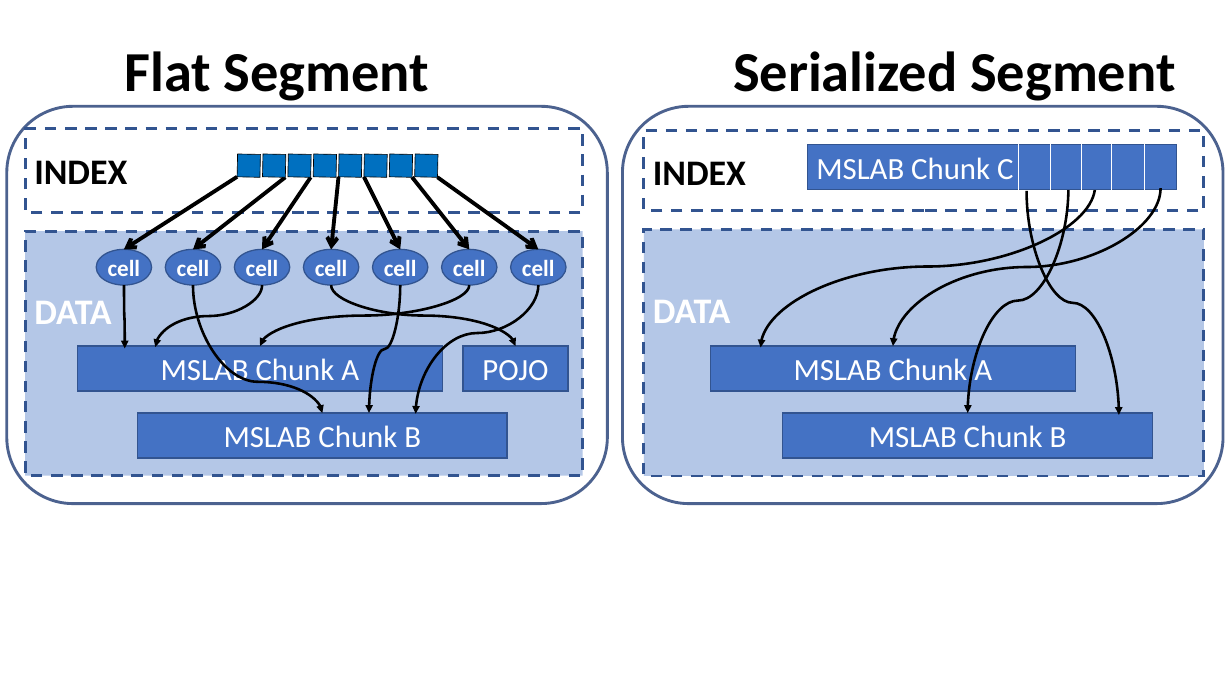
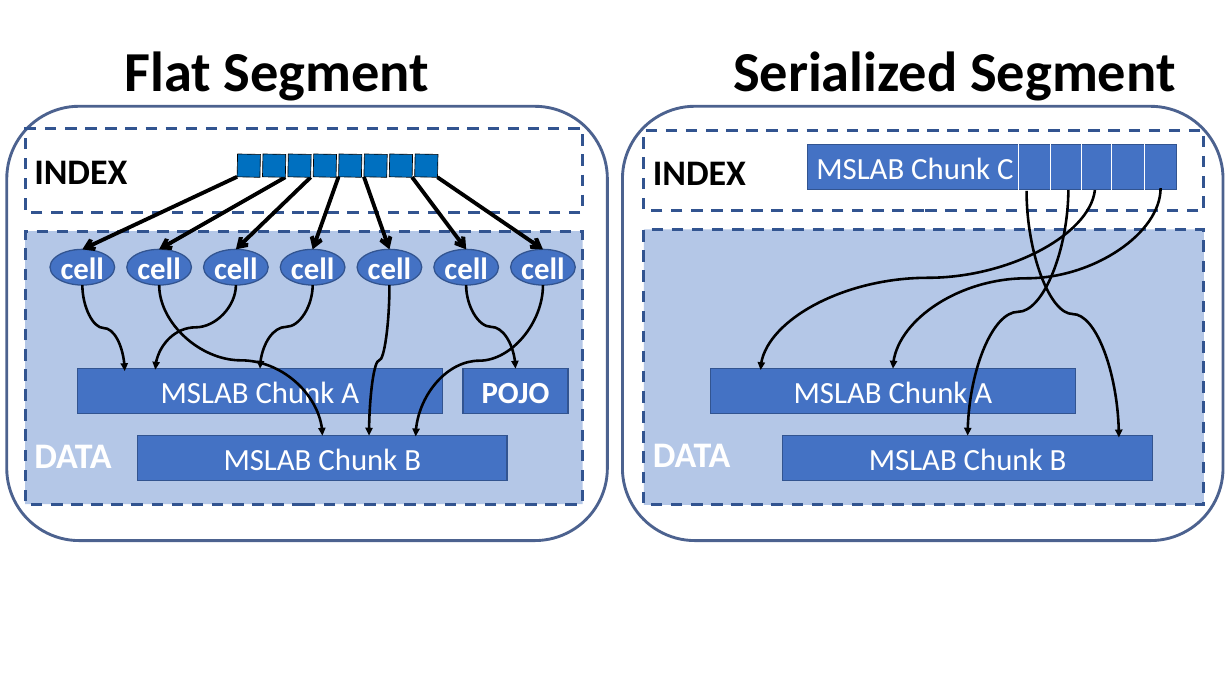
Before and after one commit to iditkeidar/Accordion, a slide deck: slide 3 of VLDB2018/flattening.pptx. Drawn at 1232x693 pixels with LibreOffice and Linux fonts; fonts in the diff are those of the drawing. Boxes give left, top, right and bottom in pixels: in the first picture for what was removed or moved away, otherwise in the second. Text is boxed around its words. In the diff, an @@ line names an element or a change of style, - is before the commit and + after.

```diff
--- a/VLDB2018/flattening.pptx
+++ b/VLDB2018/flattening.pptx
@@ rounded rectangle: place and size @@
-rounded rectangle at [6, 106, 607, 504]
+rounded rectangle at [6, 106, 607, 541]
@@ rounded rectangle: place and size @@
-rounded rectangle at [623, 106, 1224, 504]
+rounded rectangle at [623, 106, 1224, 541]
@@ arrow moved from (238, 177) - (124, 250) to (238, 177) - (82, 250) @@
@@ arrow moved from (286, 177) - (193, 250) to (286, 177) - (159, 250) @@
@@ arrow moved from (311, 177) - (262, 250) to (311, 177) - (236, 250) @@
@@ arrow moved from (338, 177) - (331, 250) to (338, 177) - (312, 250) @@
@@ arrow moved from (364, 177) - (400, 250) to (364, 177) - (389, 250) @@
@@ arrow moved from (437, 177) - (539, 250) to (437, 177) - (543, 250) @@
@@ curved arrow moved from (1095, 186) - (761, 348) to (1095, 186) - (761, 370) @@
@@ curved arrow moved from (1161, 189) - (893, 346) to (1161, 189) - (893, 369) @@
@@ curved arrow moved from (1068, 189) - (968, 413) to (1068, 189) - (968, 435) @@
@@ curved arrow moved from (1027, 191) - (1119, 415) to (1027, 191) - (1119, 437) @@
@@ rectangle "DATA": place and size @@
-rectangle "DATA" at [25, 231, 582, 476]
+rectangle "DATA" at [25, 231, 582, 505]
@@ rectangle "DATA": place and size @@
-rectangle "DATA" at [644, 229, 1204, 476]
+rectangle "DATA" at [644, 229, 1204, 505]
@@ size 18 to 24 pt in 7 elements at [434, 250, 499, 286], [511, 250, 576, 286], [357, 250, 421, 286], [280, 250, 345, 286], [203, 250, 268, 286], [127, 250, 191, 286], [50, 250, 115, 286] @@
@@ ellipse "cell": place and size @@
-ellipse "cell" at [96, 250, 152, 286]
+ellipse "cell" at [50, 250, 115, 286]
@@ ellipse "cell": place and size @@
-ellipse "cell" at [165, 250, 221, 286]
+ellipse "cell" at [127, 250, 191, 286]
@@ ellipse "cell": place and size @@
-ellipse "cell" at [235, 250, 290, 286]
+ellipse "cell" at [203, 250, 268, 286]
@@ ellipse "cell": place and size @@
-ellipse "cell" at [303, 250, 359, 286]
+ellipse "cell" at [280, 250, 345, 286]
@@ ellipse "cell": place and size @@
-ellipse "cell" at [372, 250, 428, 286]
+ellipse "cell" at [357, 250, 421, 286]
@@ ellipse "cell": place and size @@
-ellipse "cell" at [442, 250, 497, 286]
+ellipse "cell" at [434, 250, 499, 286]
@@ ellipse "cell": place and size @@
-ellipse "cell" at [511, 250, 567, 286]
+ellipse "cell" at [511, 250, 576, 286]
@@ curved arrow moved from (124, 286) - (125, 348) to (82, 286) - (125, 371) @@
@@ curved arrow moved from (262, 286) - (155, 348) to (236, 286) - (155, 370) @@
@@ curved arrow moved from (193, 286) - (323, 413) to (159, 286) - (323, 435) @@
@@ curved arrow moved from (331, 286) - (516, 346) to (312, 286) - (260, 369) @@
@@ curved arrow moved from (400, 286) - (369, 413) to (389, 286) - (369, 435) @@
@@ curved arrow moved from (539, 286) - (416, 414) to (543, 286) - (416, 436) @@
@@ curved arrow moved from (470, 286) - (260, 346) to (467, 286) - (516, 369) @@
@@ rectangle "POJO" at [463, 369, 567, 414]: bold on @@
@@ 3 rectangles: place and size @@
-3 rectangles at [78, 346, 1076, 391]
+3 rectangles at [78, 369, 1076, 414]
@@ rectangle "MSLAB Chunk B": place and size @@
-rectangle "MSLAB Chunk B" at [138, 413, 507, 458]
+rectangle "MSLAB Chunk B" at [138, 435, 507, 481]
@@ rectangle "MSLAB Chunk B": place and size @@
-rectangle "MSLAB Chunk B" at [783, 413, 1153, 458]
+rectangle "MSLAB Chunk B" at [783, 435, 1153, 481]
```
Also in this commit, not shown: 3 other files.
